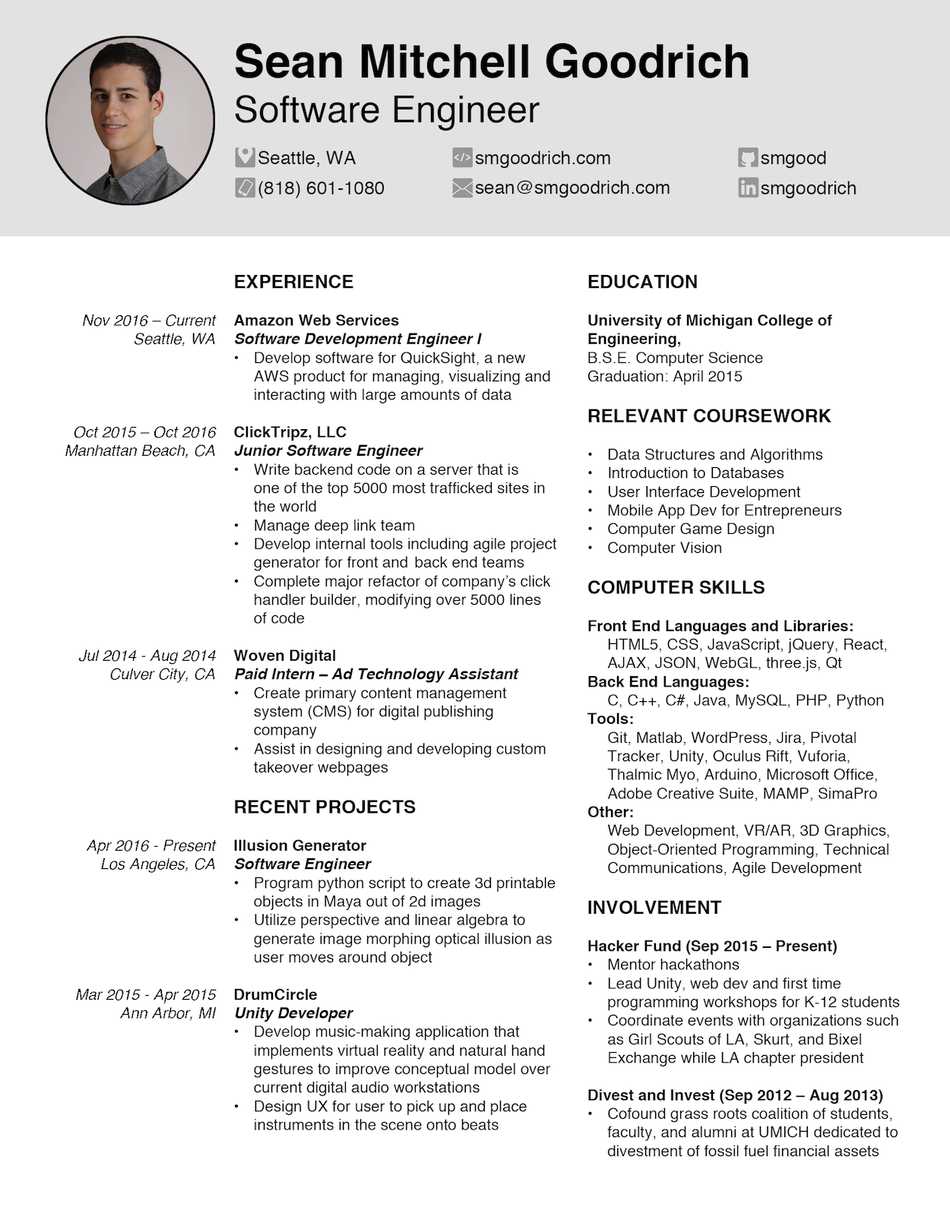
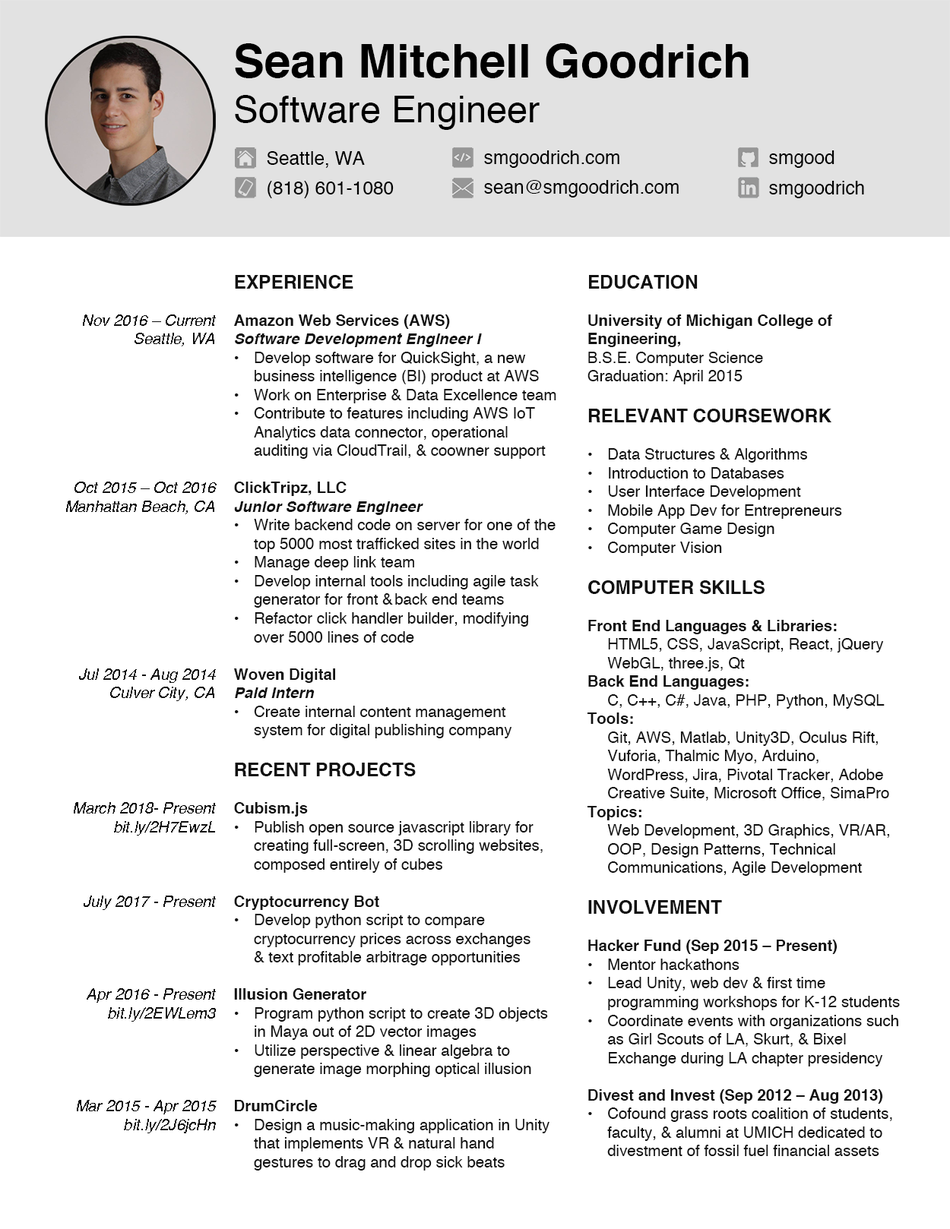
The second 950x1229 image is a revision of the first. Changes to its layers:
added layer "Sean M. Goodrich" above "links1" over [234, 43, 749, 130]
added layer "links1" above "Layer 1" over [266, 151, 394, 199]
hid "Layer 1", painted on it over [0, 0, 950, 1171]
added layer "icon_home" above "icon_phone" over [234, 147, 257, 169]
added layer "icon_phone" above "links2" over [234, 177, 257, 199]
added layer "links2" above "icon_website" over [484, 150, 679, 198]
added layer "icon_website" above "icon_email" over [452, 147, 474, 168]
added layer "icon_email" above "links3" over [452, 177, 474, 199]
added layer "links3" above "icon_github" over [768, 150, 864, 199]
added layer "icon_github" above "icon_linkedin" over [737, 147, 759, 168]
added layer "icon_linkedin" above "headshot" over [737, 177, 760, 199]
added layer "headshot" above "grey- heading" over [44, 35, 216, 206]
added layer "grey- heading" above "Dates + Locations" over [0, 0, 950, 238]
added layer "Dates + Locations" above "EXPERIENCE + Projects" over [66, 314, 217, 1134]
added layer "EXPERIENCE + Projects" above "Education + Skills" over [233, 275, 557, 1171]
added layer "Education + Skills" above "Background" over [587, 275, 900, 1157]
added layer "Background" over [0, 0, 950, 1171]
